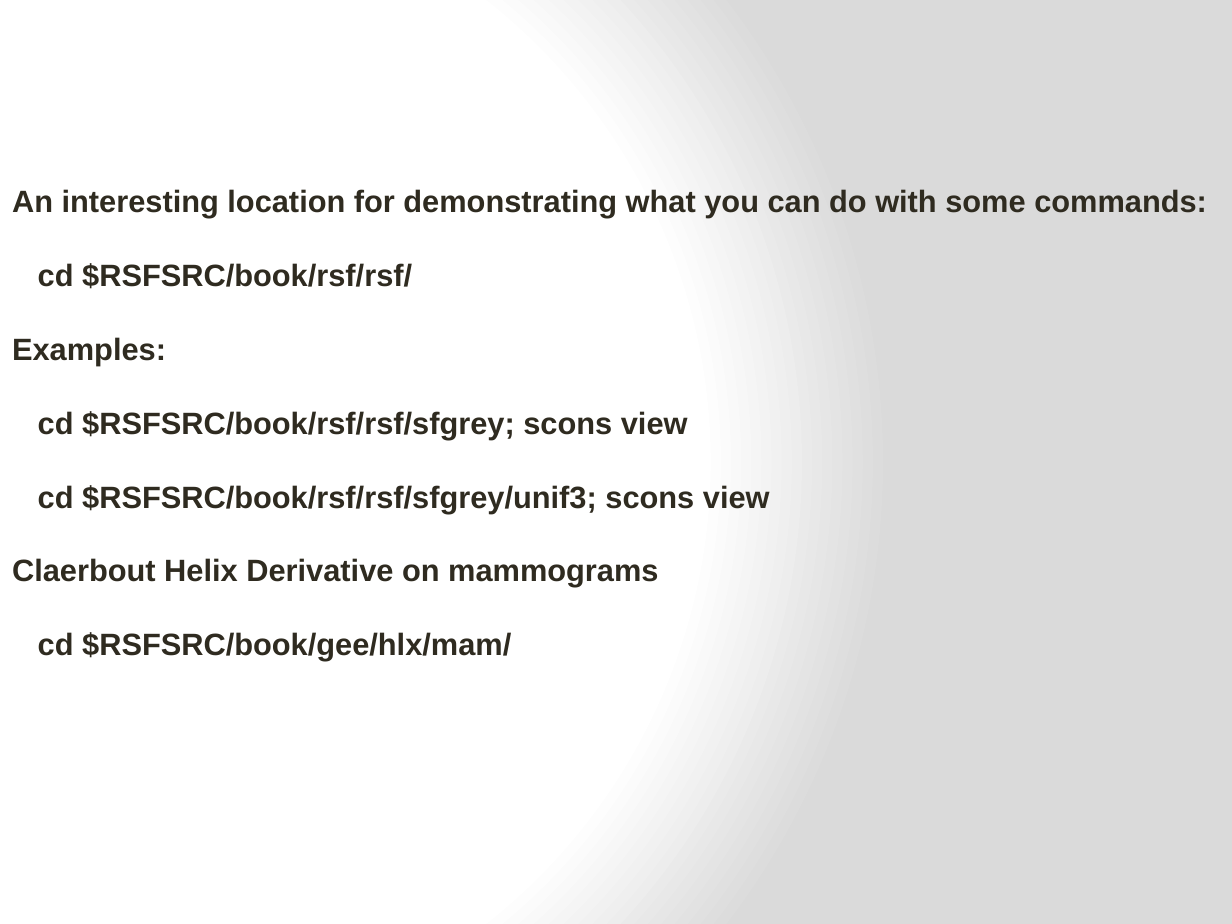
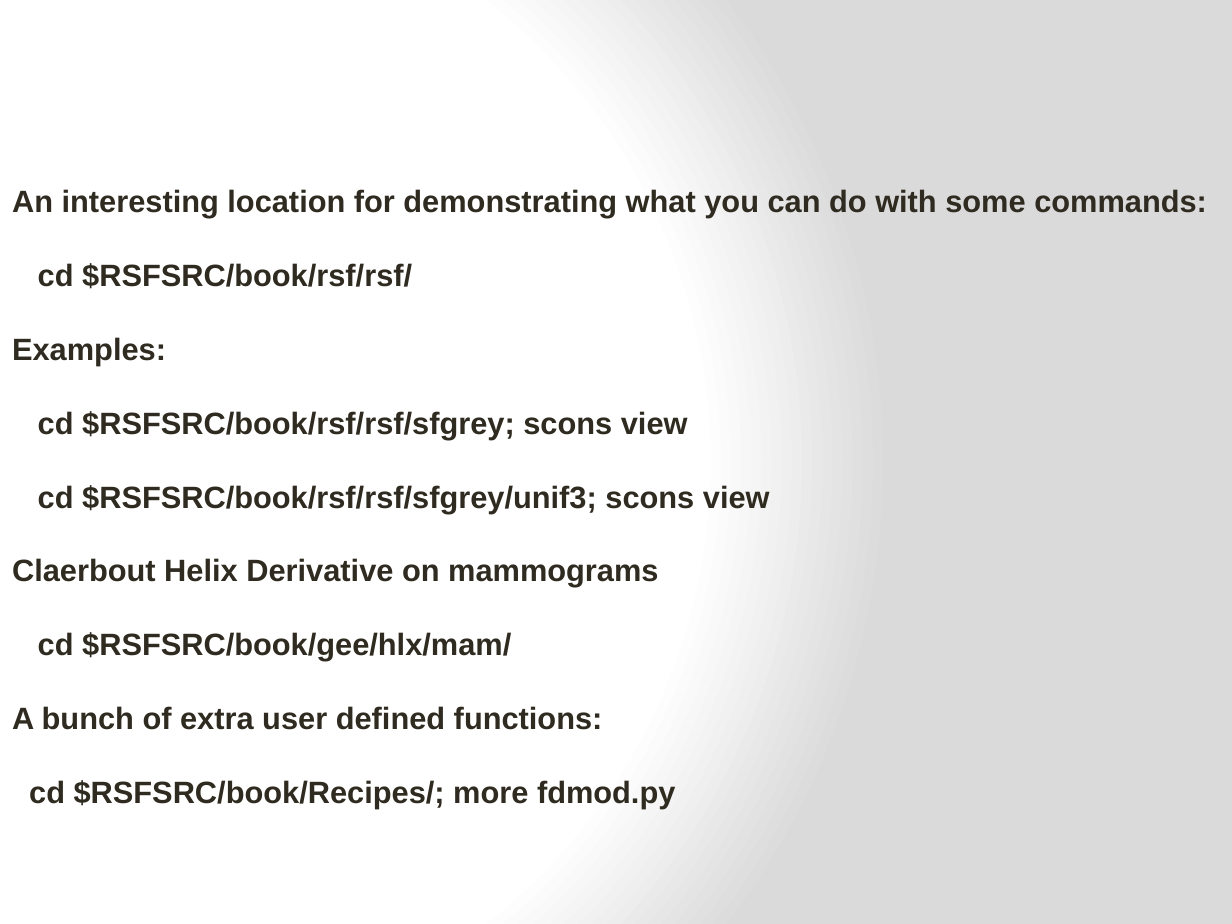
Before and after one commit to jshragge/CSM_GEOP_M8R, a slide deck: slide 3 of 06_Own_Programs/06_OWN_PROGRAM_2020.pptx. Drawn at 1232x924 pixels with LibreOffice and Linux fonts; fonts in the diff are those of the drawing. Boxes give left, top, right and bottom in pixels: in the first picture for what was removed or moved away, otherwise in the second. Text is boxed around its words. In the diff, an @@ line names an element or a change of style, - is before the commit and + after.

Commit message:
added examples

```diff
--- a/06_Own_Programs/06_OWN_PROGRAM_2020.pptx
+++ b/06_Own_Programs/06_OWN_PROGRAM_2020.pptx
@@ text at (12,706,675,809): paragraphs added @@
+A bunch of extra user defined functions:
+cd $RSFSRC/book/Recipes/; more fdmod.py
```
